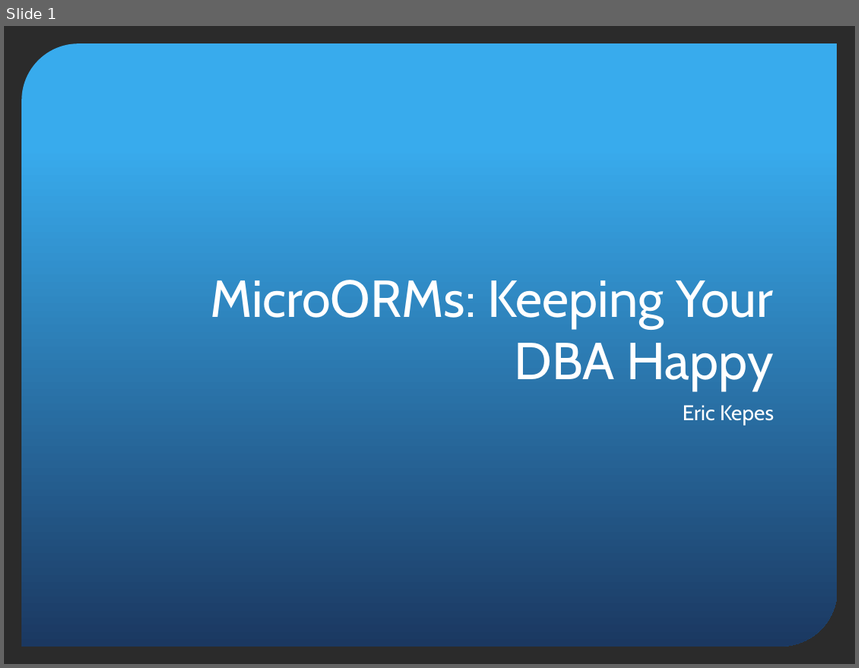
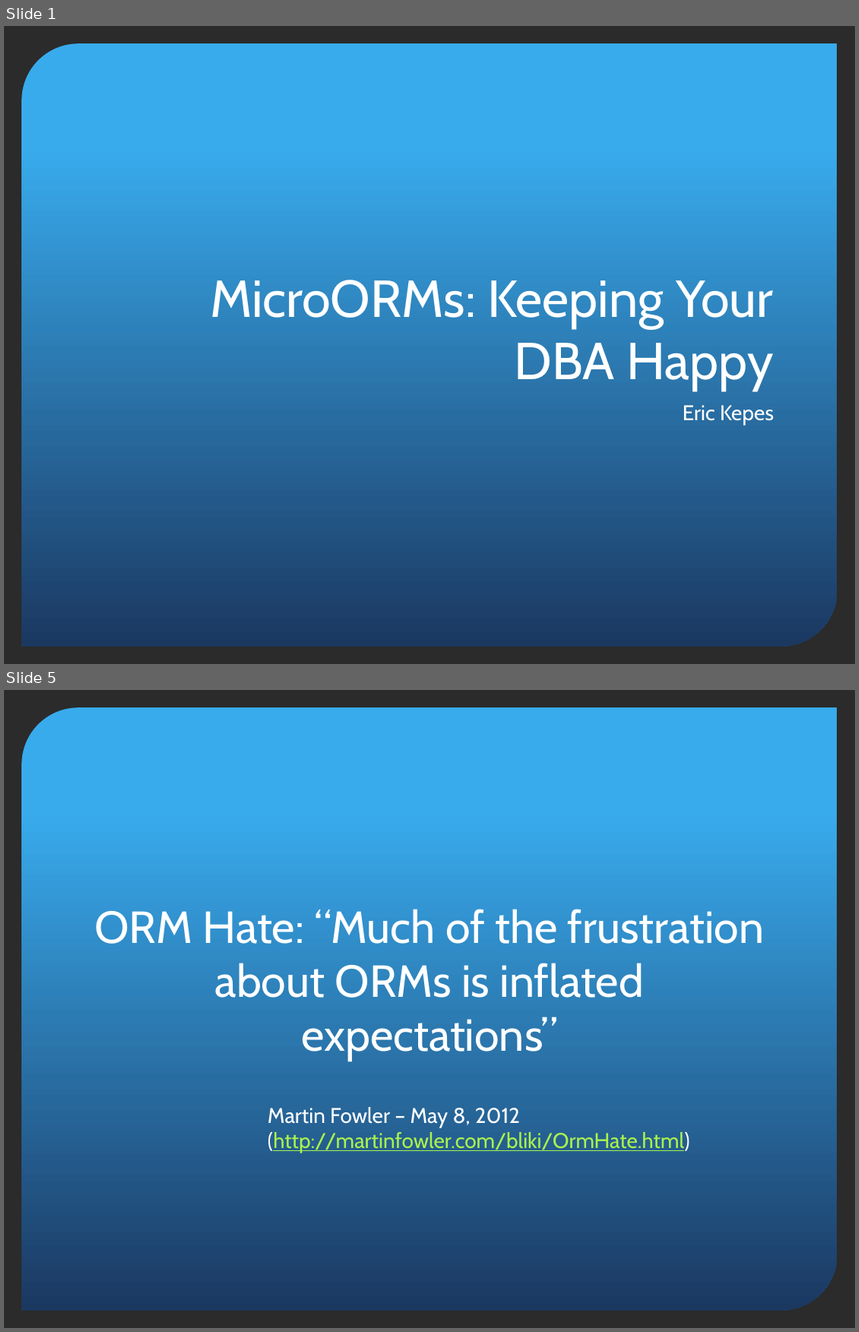
Before and after one commit to ekepes/Presentations, a slide deck: MicroORMs/MicroORMs - Keeping Your DBA Happy.pptx. Shown one above the other, each under a label of ours: slide 1 before the commit, slides 1 and 5 after it; the slides between them are not shown. The pictures are 859x668 and 859x1332 pixels, drawn with LibreOffice and Linux fonts; fonts in the diff are those of the drawing; background and template pictures are left out; a plain dark background stands for a picture behind light text. Boxes give left, top, right and bottom in pixels: in the first picture for what was removed or moved away, otherwise in the second. Text is boxed around its words. In the diff, an @@ line names an element or a change of style, - is before the commit and + after.

```diff
--- a/MicroORMs/MicroORMs - Keeping Your DBA Happy.pptx
+++ b/MicroORMs/MicroORMs - Keeping Your DBA Happy.pptx
@@ slide 5 added at [4,690,855,1328], background picture (left out); not listed: 1 template element that a slide beside it also shows @@
@@ title added at [94,909,764,1061], 38 pt, text #FFFFFF @@
+ORM Hate: “Much of the frustration about ORMs is inflated expectations”
@@ text added at [268,1107,690,1154], 18 pt, text #ABF24D, underline @@
+Martin Fowler – May 8, 2012 (http://martinfowler.com/bliki/OrmHate.html)
```
Also in this commit, not shown: 1 slide changed, 10 other slides added, 1 other file.
